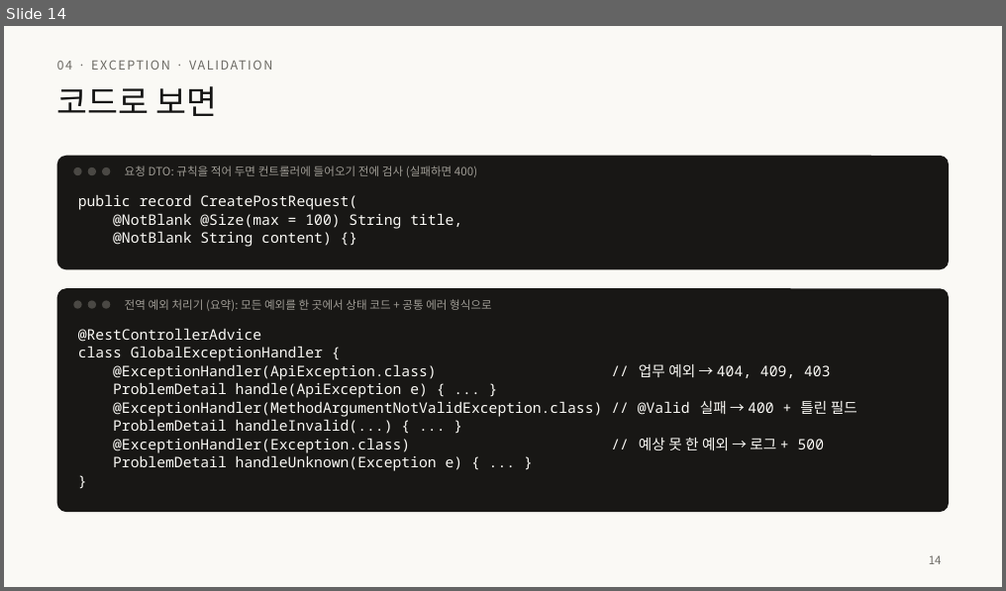
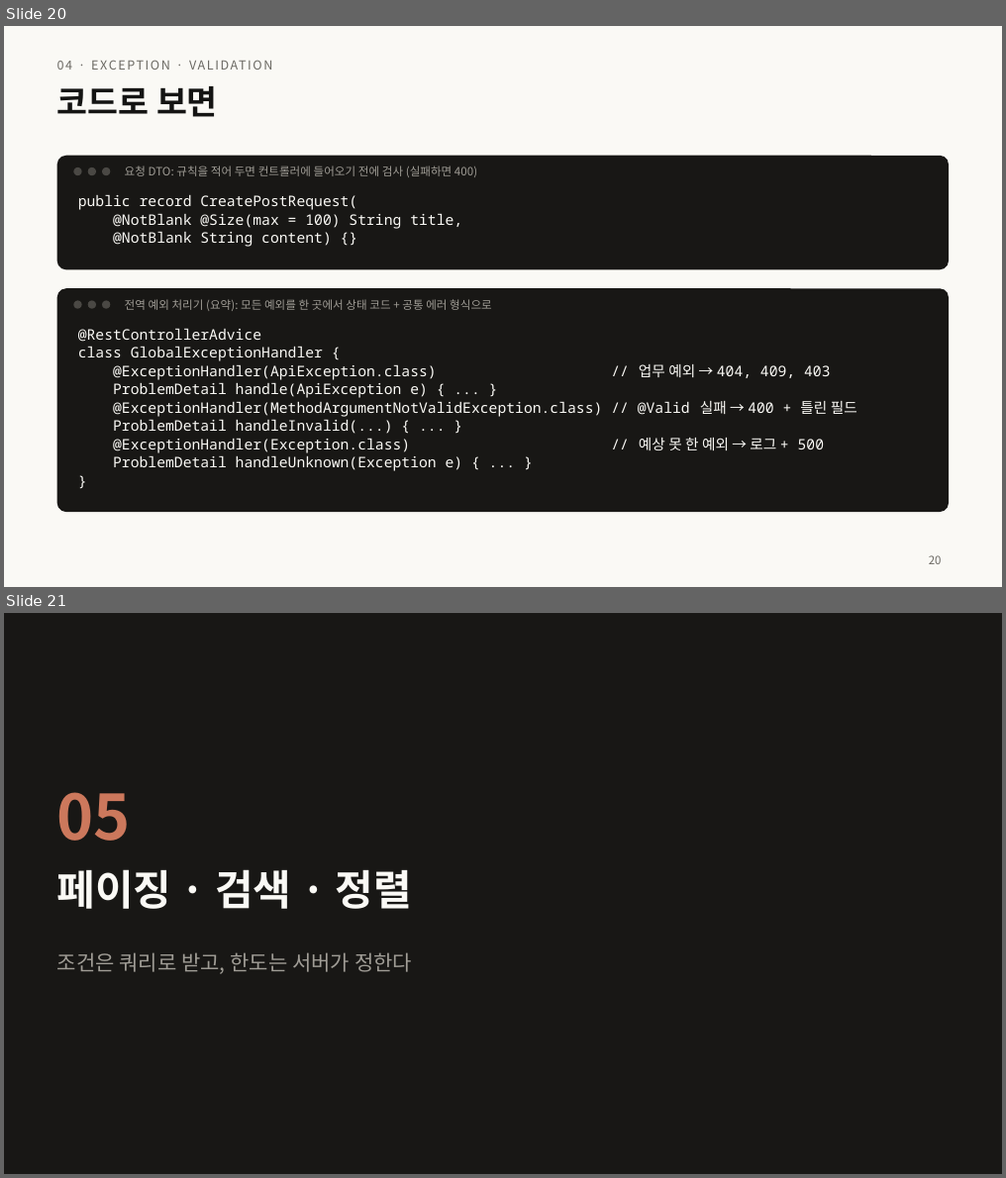
Before and after one commit to home-blog/docs-RESTful, a slide deck: 발표/RESTful-API-설계.pptx. Shown one above the other, each under a label of ours: slide 14 before the commit, slides 20 and 21 after it. The pictures are 1006x591 and 1006x1178 pixels, drawn with LibreOffice and Linux fonts; fonts in the diff are those of the drawing. Boxes give left, top, right and bottom in pixels: in the first picture for what was removed or moved away, otherwise in the second. Text is boxed around its words. In the diff, an @@ line names an element or a change of style, - is before the commit and + after.

```diff
--- a/발표/RESTful-API-설계.pptx
+++ b/발표/RESTful-API-설계.pptx
@@ slide 21 added at [4, 613, 1002, 1174], background #181715 @@
@@ text added at [57, 792, 131, 841], 60 pt, text #CC785C, bold @@
+05
@@ title added at [57, 869, 411, 909], 40 pt, text #FAF9F5, bold @@
+페이징 · 검색 · 정렬
@@ text added at [57, 953, 412, 974], 20 pt, text #A09D96 @@
+조건은 쿼리로 받고, 한도는 서버가 정한다
@@ what was slide 14 is now slide 20 @@
@@ slide 20 changed as well @@
@@ title "코드로 보면" at [57, 86, 218, 117]: bold on @@
@@ page number at [929, 556, 942, 565]: text changed @@
-14
+20
```
Also in this commit, not shown: 32 other slides changed, 7 other slides added, 1 slide removed, 10 other files.
